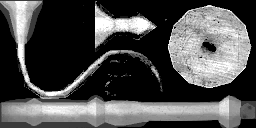
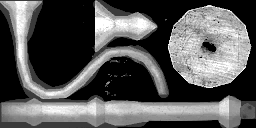
Before/after of a 256px x 128px layered artwork. What changed in the layer stack:
painted on "Layer 1" over [12, 0, 169, 100]
